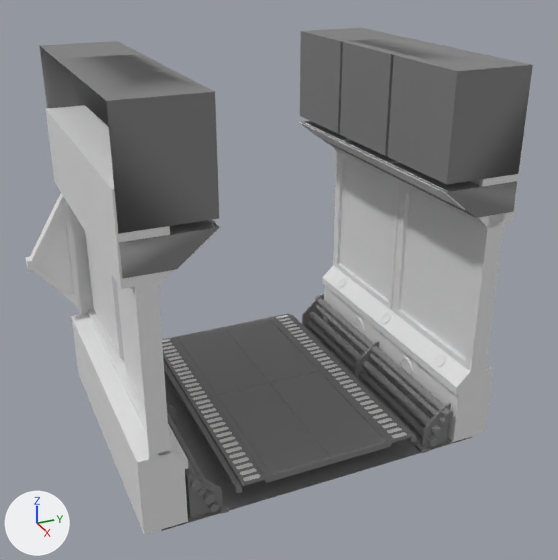
What one commit did to the FBX model Assets/FBX/Corridoors/Corridor_Chunk_4.fbx.
The view is the same before and after, from a 50 mm lens placed at (9.94, -5.49, 8.67), pointed at (-2.4, 0.06, 2.5). Arrows for +X, +Y and +Z are at lower left; the lights stay in place. Where no turn or scale is listed for an object, it has been applied to the vertices.
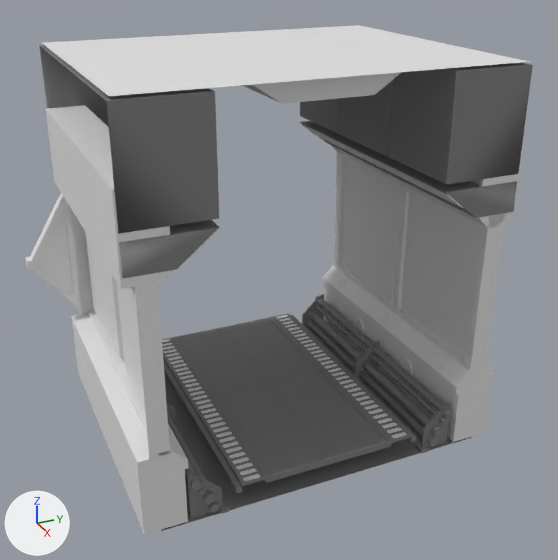
Location of each change, [x1, y1, x2, y2] in pixels of the pictures (558 x 560 px):
'Roof', added
    after: [42, 25, 530, 104]
'Cube.038', rescaled (7% narrower, 10% shorter)
    before: [398, 170, 465, 210]
    after: [401, 172, 463, 208]
'Cube.039', rescaled (7% narrower, 14% shorter)
    before: [361, 151, 416, 186]
    after: [363, 154, 414, 184]
'Cube.040', rescaled (10% narrower, 12% shorter)
    before: [328, 136, 378, 167]
    after: [331, 138, 376, 165]
'Cube.041', rescaled (12% narrower, 13% shorter)
    before: [299, 122, 346, 151]
    after: [302, 124, 343, 149]

Diff of the bpy script that builds the scene:
```diff
--- a/Assets/FBX/Corridoors/Corridor_Chunk_4.fbx.py
+++ b/Assets/FBX/Corridoors/Corridor_Chunk_4.fbx.py
@@ me_cube @@
+me_cube.from_pydata(...)  # 20 vertices, 18 faces; spans x -5.5..-0.01, y -3.39..3.39, z 6.31..6.71
@@ ob_cube_041 @@
 ob_cube_041.rotation_euler = (-2.251, 0.0, 0.0)  # degrees (-129, 0, 0)
-ob_cube_041.scale = (-0.674, -0.0296, -0.289)
+ob_cube_041.scale = (-0.674, -0.0296, -0.217)
@@ ob_cube_038 @@
 ob_cube_038.rotation_euler = (-2.251, 0.0, 0.0)  # degrees (-129, 0, 0)
-ob_cube_038.scale = (-0.674, -0.0296, -0.289)
+ob_cube_038.scale = (-0.674, -0.0296, -0.217)
@@ ob_cube_039 @@
 ob_cube_039.rotation_euler = (-2.251, 0.0, 0.0)  # degrees (-129, 0, 0)
-ob_cube_039.scale = (-0.674, -0.0296, -0.289)
+ob_cube_039.scale = (-0.674, -0.0296, -0.217)
@@ ob_cube_040 @@
 ob_cube_040.rotation_euler = (-2.251, 0.0, 0.0)  # degrees (-129, 0, 0)
-ob_cube_040.scale = (-0.674, -0.0296, -0.289)
+ob_cube_040.scale = (-0.674, -0.0296, -0.217)
@@ ob_roof @@
+ob_roof = bpy.data.objects.new('Roof', me_cube)
+ob_roof.location = (0.0, 0.0, 0.0)
```
